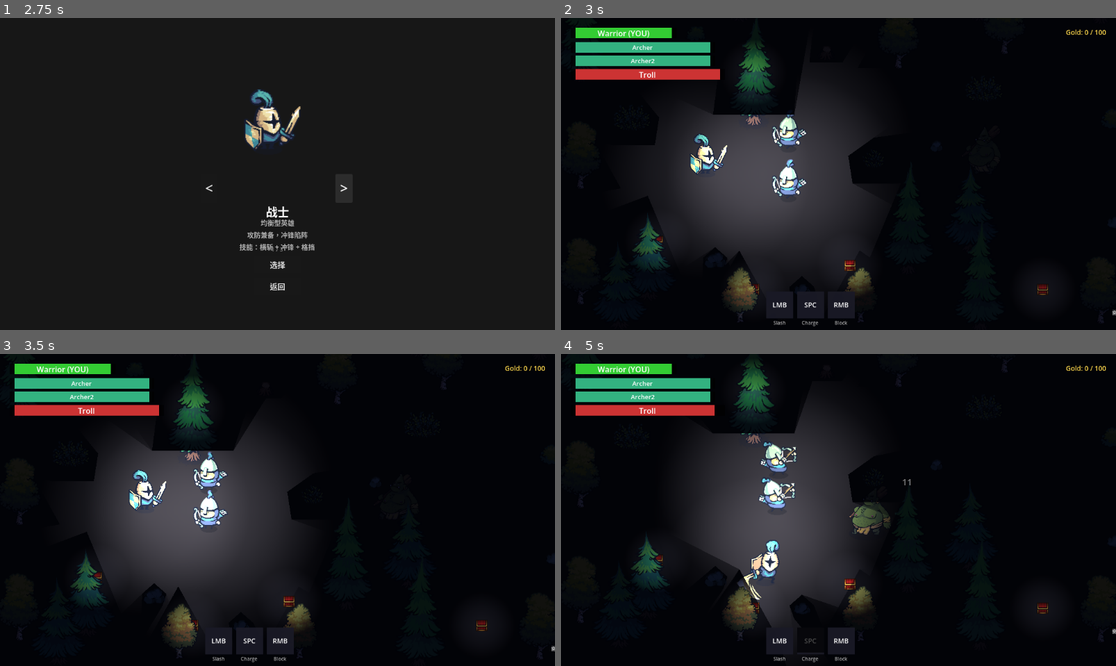
Above: before the commit, frames 1-4 (two rows, left to right).
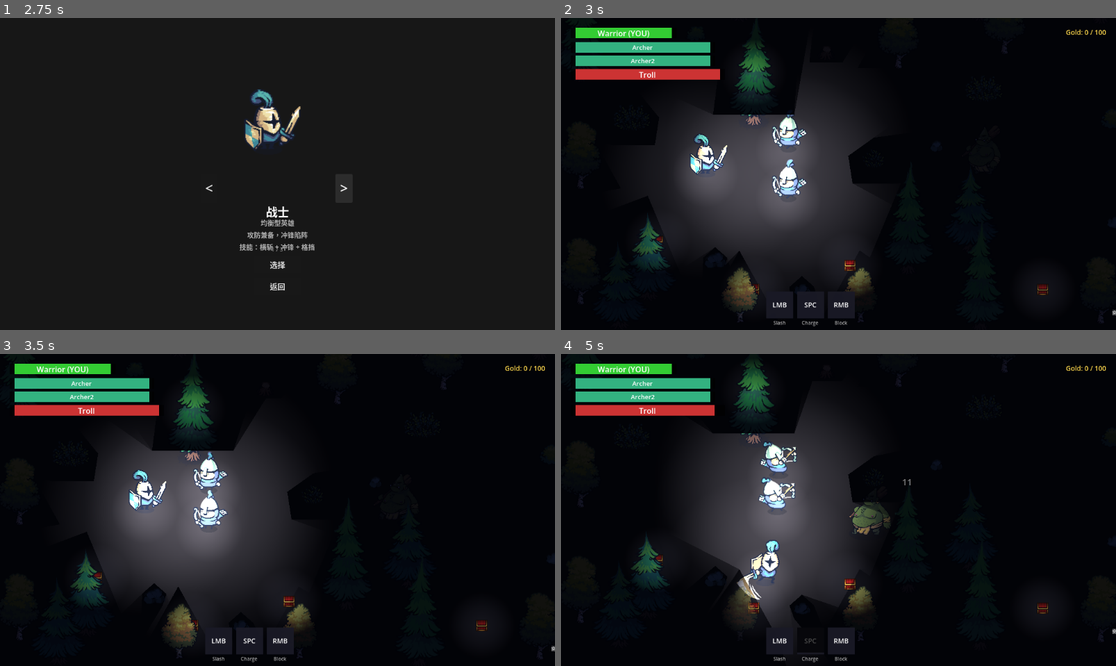
Above: after the commit, the same moments.

Repository: dejectedraven/sword-of-master
Game: Godot game, scene res://scenes/main/title_screen.tscn
Same seed, same stepped clock (60 frames per second), same inputs: the game is played once before the commit and once after it.
Inputs (mouse positions are in pixels of both pictures, inside the frame that each line leads up to):
- Up to frame 1 (2.75 s): click "进入酒馆 (英雄)" at 0.5 s; click "<" at 1.25 s; click ">" at 2 s
- Up to frame 2 (3 s): click "选择" at 2.75 s
- Up to frame 3 (3.5 s): no input
- Up to frame 4 (5 s): tap Enter at 3.5 s; move the mouse to (960, 494) at 3.52 s; hold D (right) 3.53-4.28 s; tap F at 3.6, 4.35 s; click (960, 494) at 3.67 s; tap Space at 3.77, 4.52 s; move the mouse to (727, 525) at 4.27 s; hold S (down) from 4.28 s (still down)

Frame 1 is identical in both runs. In frame 2, 0.9% of the frame differs, in the area x 23-45%, y 32-61%; in frame 3, 0.8%; in frame 4, 1.5%, in the area x 30-43%, y 30-90%.

Commit message:
fix(night): 阴影不再遮挡角色 - 角色自照小光(不投影) + 树/灌木玩家躲后淡出35%

Diff:
--- a/scenes/main/game_scene.gd
+++ b/scenes/main/game_scene.gd
@@ -150,6 +150,7 @@
 			prefix = "res://assets/environment/props/trees/Tree"
 			frames = 8
 			cfg = {"base_ratio": 0.9, "collision_size": Vector2(34, 20), "collision_offset_y": -10.0,
+				"fade_when_behind": true,
 				"occluder_points": PackedVector2Array([
 					Vector2(0.5, 0.06), Vector2(0.06, 0.85), Vector2(0.94, 0.85)])}
 		"stump":
@@ -166,7 +167,7 @@
 		"bush":
 			prefix = "res://assets/environment/props/bushes/Bush"
 			frames = 8
-			cfg = {"base_ratio": 0.85, "blocks_movement": false,
+			cfg = {"base_ratio": 0.85, "blocks_movement": false, "fade_when_behind": true,
 				"occluder_points": PackedVector2Array([
 					Vector2(0.5, 0.1), Vector2(0.92, 0.4), Vector2(0.85, 0.85),
 					Vector2(0.15, 0.85), Vector2(0.08, 0.4)])}
--- a/scripts/objects/obstacle.gd
+++ b/scripts/objects/obstacle.gd
@@ -15,6 +15,7 @@
 @export var collision_offset_y: float = -10.0
 @export var occluder_points: PackedVector2Array = PackedVector2Array()  # 遮挡多边形（贴图比例坐标 0~1，需凸多边形）
 @export var sway_interval: float = 0.15   # 摇摆帧切换间隔（秒）
+@export var fade_when_behind: bool = false # 玩家躲到后面时淡出（避免遮挡角色）
 
 var _sprite: Sprite2D
 var _timer: float = 0.0
@@ -59,8 +60,20 @@
 		add_child(occ)
 
 func _process(delta):
-	if frames <= 1 or not _sprite: return
-	_timer += delta
-	if _timer >= sway_interval:
-		_timer = 0.0
-		_sprite.frame = (_sprite.frame + 1) % frames
+	if not _sprite: return
+	if frames > 1:
+		_timer += delta
+		if _timer >= sway_interval:
+			_timer = 0.0
+			_sprite.frame = (_sprite.frame + 1) % frames
+	# 玩家躲到障碍物后面时淡出，避免树冠/灌木盖住角色
+	if fade_when_behind:
+		var target_a = 1.0
+		var cam = get_viewport().get_camera_2d()
+		var focus = cam.get_parent() if cam else null
+		if focus is Entity:
+			var canopy = global_position + Vector2(0, _sprite.offset.y)
+			var radius = float(_sprite.texture.get_height()) * 0.5
+			if focus.global_position.distance_to(canopy) < radius and focus.global_position.y < global_position.y:
+				target_a = 0.35
+		_sprite.modulate.a = lerp(_sprite.modulate.a, target_a, delta * 8.0)
--- a/scripts/state/entity.gd
+++ b/scripts/state/entity.gd
@@ -86,6 +86,11 @@
 	l.name = "VisionLight"
 	l.configure(_cv("vision_radius"), GameConfig.vision_light_energy, true, GameConfig.vision_light_color)
 	add_child(l)
+	# 自照小光：不投影，保证角色站在树影/树冠下也可见
+	var self_l = VisionLight.new()
+	self_l.name = "SelfLight"
+	self_l.configure(GameConfig.self_light_radius, GameConfig.self_light_energy, false, GameConfig.vision_light_color)
+	add_child(self_l)
 
 # ⚠ 必须每个 _try_*() 的 await 后加 if health.is_dead: return，否则 coroutine 会重置 state 覆盖 DEAD
 func _physics_process(_d: float):
--- a/scripts/state/game_config.gd
+++ b/scripts/state/game_config.gd
@@ -132,6 +132,8 @@
 var camera_zoom: float = 1.0                       # 相机缩放（1.0 = 原始比例，角色周身可见即可）
 var vision_light_energy: float = 0.95              # 视野光强度（过高角色会过曝发白）
 var vision_light_color: Color = Color(1.0, 0.96, 0.85)  # 视野光颜色（暖色像火把）
+var self_light_radius: float = 70.0                # 角色自照小光半径（不投影，保证树影下也看得见角色）
+var self_light_energy: float = 0.8                 # 角色自照光强度
 var chest_glow_radius: float = 70.0                # 宝箱微弱自发光半径（黑暗中可辨认）
 var chest_glow_energy: float = 0.5                 # 宝箱自发光强度
 var warrior_vision_radius: float = 220.0           # 战士视野光圈半径 px
--- a/tools/smoke_test.gd
+++ b/tools/smoke_test.gd
@@ -61,8 +61,10 @@
 	_check(scene.get_node_or_null("Night") != null, "夜色 CanvasModulate 存在")
 	if player:
 		_check(player.get_node_or_null("VisionLight") != null, "玩家有视野光")
+		_check(player.get_node_or_null("SelfLight") != null, "玩家有自照光（树影下可见）")
 	if troll:
 		_check(troll.get_node_or_null("VisionLight") == null, "AI 巨魔无视野光（藏黑暗中）")
+		_check(troll.get_node_or_null("SelfLight") == null, "AI 巨魔无自照光")
 	if scene.ai_allies.size() > 0:
 		_check(scene.ai_allies[0].get_node_or_null("VisionLight") != null, "AI 队友有视野光")
 	var p_cam = player.get_node_or_null("Camera2D") if player else null
Not shown, changed: CHANGELOG.md
